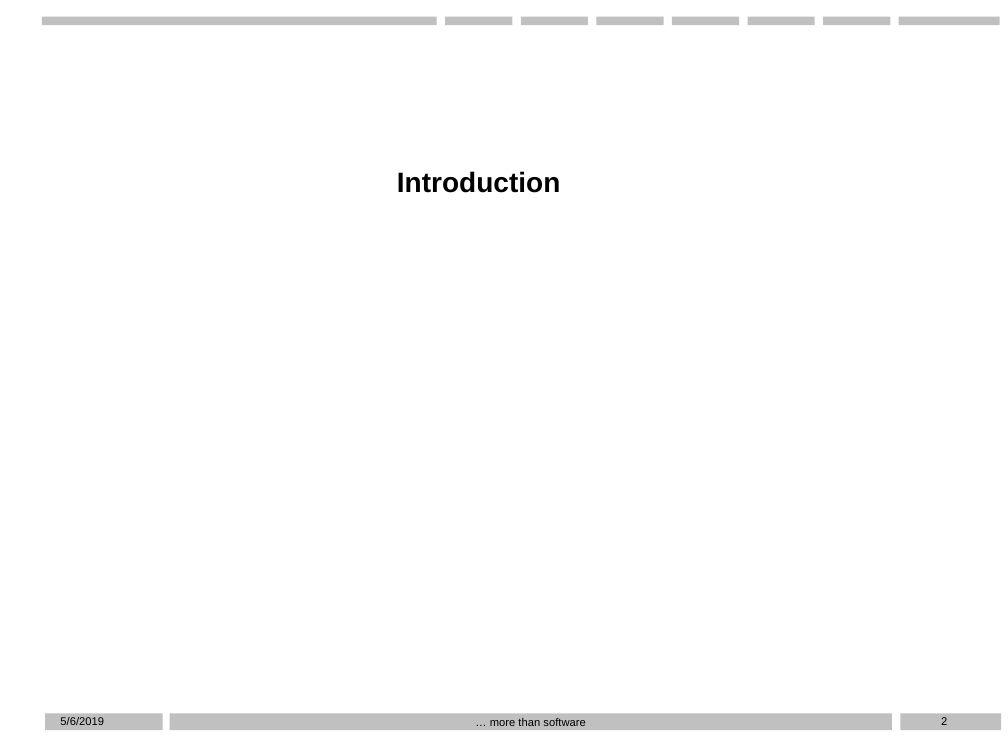
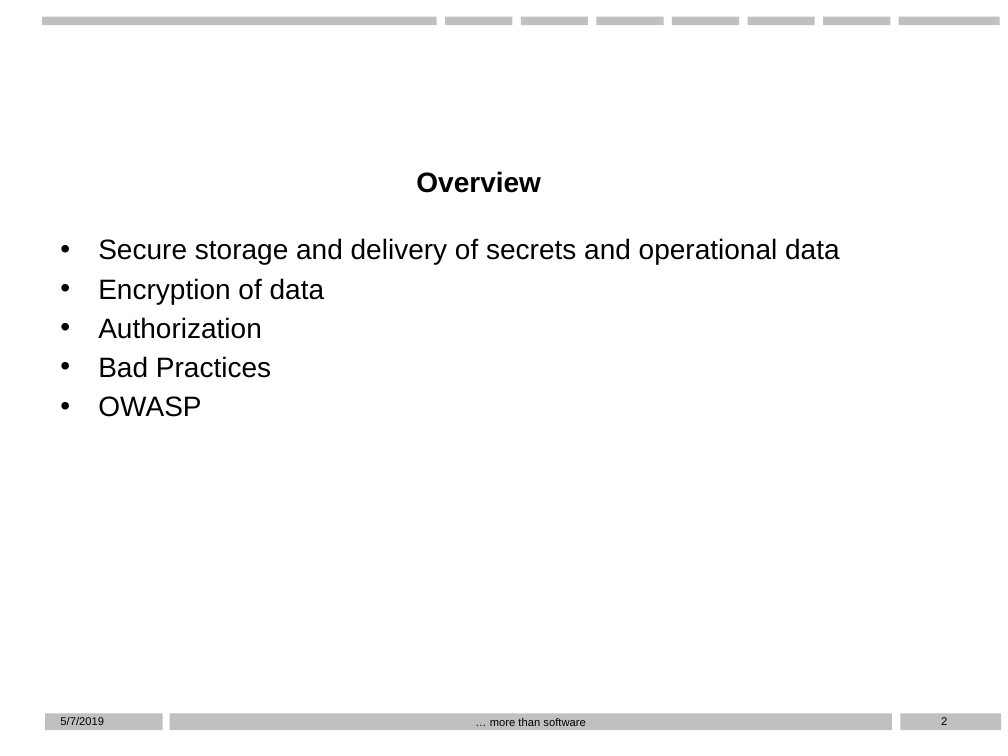
Before and after one commit to D76X/WPPresentation, a slide deck: slide 2 of Presentation.pptx. Drawn at 1008x756 pixels with LibreOffice and Linux fonts; fonts in the diff are those of the drawing; background and template pictures are left out. Boxes give left, top, right and bottom in pixels: in the first picture for what was removed or moved away, otherwise in the second. Text is boxed around its words. In the diff, an @@ line names an element or a change of style, - is before the commit and + after.

```diff
--- a/Presentation.pptx
+++ b/Presentation.pptx
@@ subtitle at <box>416,171,541,193</box>: text changed @@
-Introduction
+Overview
@@ text added at <box>50,227,958,605</box>, outline #FFFFFF 0.25 pt, 20 pt, text #000000 @@
+• Secure storage and delivery of secrets and operational data
+• Encryption of data
+• Authorization
+• Bad Practices
+• OWASP
@@ text at <box>60,717,104,725</box>: text changed @@
-5/6/2019
+5/7/2019
```
Also in this commit, not shown: 18 other slides changed.
